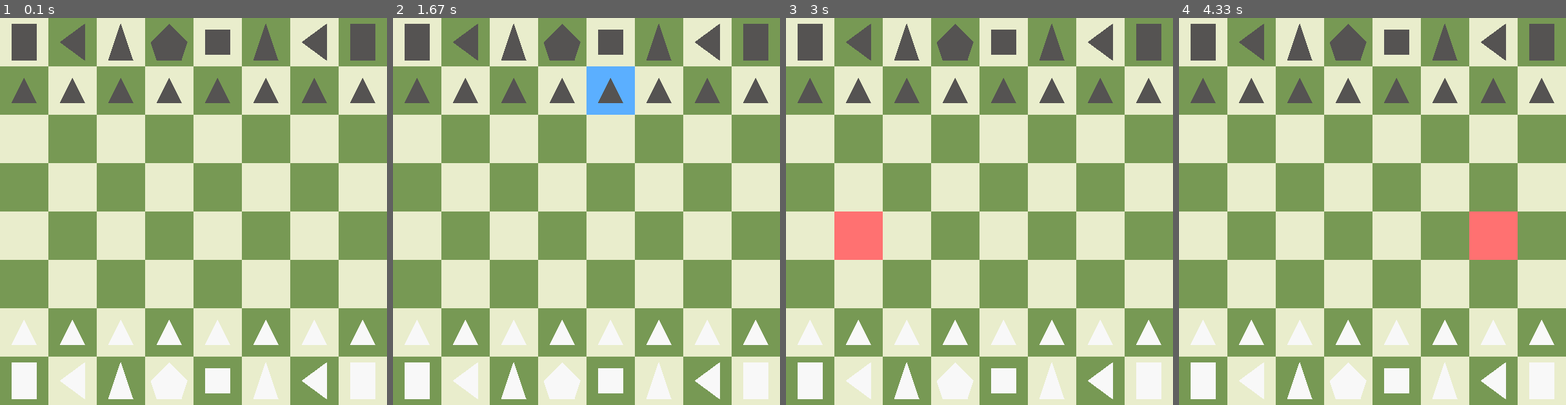
Above: before the commit, frames 1-4 (left to right).
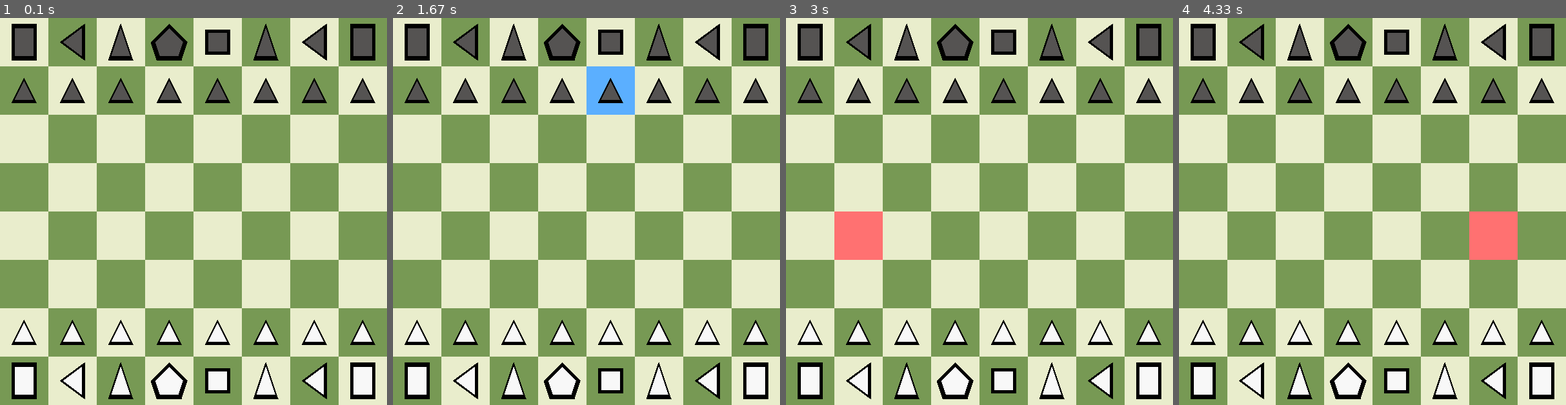
Above: after the commit, the same moments.

Repository: caleb-james-smith/PyGameChess
Game: pygame game, started from play.py
Two runs of this game, one before a commit and one after it. Both use one fixed random seed, a clock stepped at 60 frames per second and the inputs below.
Inputs (mouse positions are in pixels of both pictures, inside the frame that each line leads up to):
- Up to frame 1 (0.1 s): no input
- Up to frame 2 (1.67 s): click (586, 211) at 0.38 s; click (493, 215) at 0.72 s; click (644, 76) at 1.05 s; click (594, 79) at 1.38 s
- Up to frame 3 (3 s): click (983, 250) at 1.72 s; click (1080, 273) at 2.05 s; click (1080, 176) at 2.38 s; click (855, 250) at 2.72 s
- Up to frame 4 (4.33 s): click (1507, 288) at 3.05 s; click (1387, 196) at 3.38 s; click (1287, 141) at 3.72 s; click (1476, 254) at 4.05 s

The runs differ from the first frame. In frame 1, 4.6% of the frame differs, in the area x 3-97%, y 1-99%; in frame 2, 4.6%; in frame 3, 4.6%; in frame 4, 4.6%.

Commit message:
Draw black borders for chess pieces.

Diff:
--- a/play.py
+++ b/play.py
@@ -3,9 +3,17 @@
 # - Date: Project started on November 10, 2023
 
 # TODO:
+# - Save all moves made in chess game
+# - Information to save for each move: piece, position from, position to, and piece captured (or empty)
 # - Define allowed piece movement and captures
+# - Differentiate pawn movement and capture
+# - Do not let a player capture his own pieces
+# - Do not let pieces jump other pieces (except for knights)
 # - Define check
 # - Define checkmate
+# - Define castling
+# - Define pawn promotion
+# - Define pawn en passant
 # - Get set of legal moves for current player
 # DONE:
 # - Draw colored square when clicked
@@ -22,6 +30,7 @@
 # - Define player class
 # - Track current player turn in state class
 # - Switch between players
+# - Add black borders to chess pieces
 
 # Import the pygame library
 import pygame
@@ -38,6 +47,7 @@
     BOARD_DARK_COLOR    = (119, 153, 84)
     PIECE_LIGHT_COLOR   = (248, 248, 248)
     PIECE_DARK_COLOR    = (85, 83, 82)
+    PIECE_BORDER_COLOR  = PURE_BLACK
     CLICK_COLOR_EMPTY   = (255, 113, 113)
     CLICK_COLOR_PIECE   = (91, 175, 255)
 
@@ -173,7 +183,7 @@
                 board.DrawSquare(CLICK_COLOR_PIECE, square_x, square_y)
 
         # Draw the pieces
-        state.DrawPieces(pygame, screen, PIECE_LIGHT_COLOR, PIECE_DARK_COLOR, SQUARES_PER_SIDE, SQUARE_SIDE)
+        state.DrawPieces(pygame, screen, PIECE_LIGHT_COLOR, PIECE_DARK_COLOR, PIECE_BORDER_COLOR, SQUARES_PER_SIDE, SQUARE_SIDE)
 
         # Flip the display
         pygame.display.flip()
--- a/state.py
+++ b/state.py
@@ -178,7 +178,7 @@
             self.PlacePiece(piece)
 
     # Draw the pieces
-    def DrawPieces(self, game, screen, light_color, dark_color, squares_per_side, square_side):
+    def DrawPieces(self, game, screen, light_color, dark_color, border_color, squares_per_side, square_side):
         # Draw pieces
         for x in range(squares_per_side):
             for y in range(squares_per_side):
@@ -203,9 +203,10 @@
                 y_position = (y + 0.5) * square_side
                 # Piece size should be smaller than square side
                 size = square_side / 4
-
-                piece.Draw(game, screen, color, x_position, y_position, size)
-
+                # Draw piece (border color)
+                piece.Draw(game, screen, border_color, x_position, y_position, size)
+                # Draw piece (primary color)
+                piece.Draw(game, screen, color, x_position, y_position, 0.75 * size)
 
     # Place a piece in the piece state
     def PlacePiece(self, piece):
